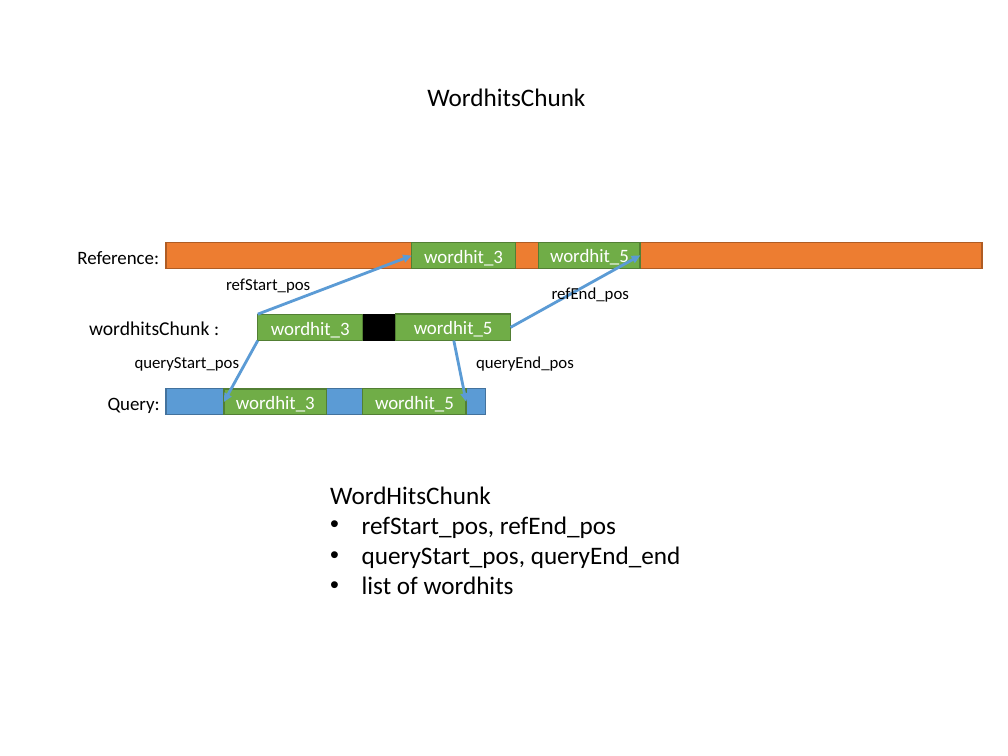
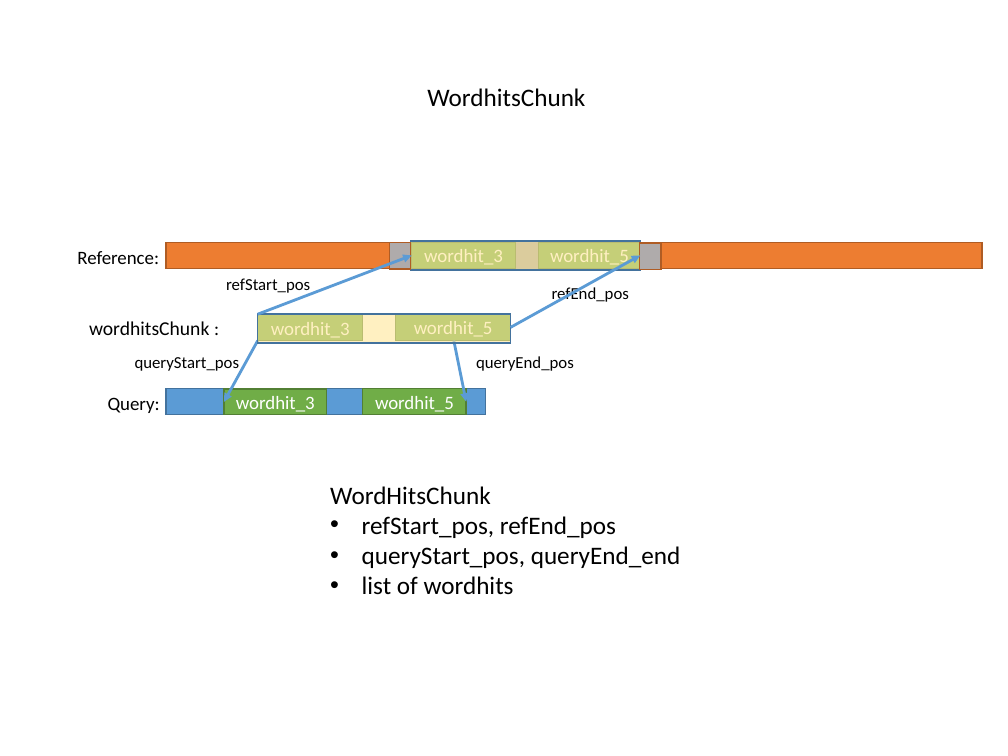
Before and after one commit to ganyfml/olegosa2, a slide deck: slide 6 of doc/Olego_SA.pptx. Drawn at 1008x756 pixels with LibreOffice and Linux fonts; fonts in the diff are those of the drawing. Boxes give left, top, right and bottom in pixels: in the first picture for what was removed or moved away, otherwise in the second. Text is boxed around its words. In the diff, an @@ line names an element or a change of style, - is before the commit and + after.

```diff
--- a/doc/Olego_SA.pptx
+++ b/doc/Olego_SA.pptx
@@ rectangle added at bbox=[390, 242, 411, 268], fill #AFABAB, outline #AF5C24 1 pt @@
@@ rectangle added at bbox=[411, 240, 640, 269], fill #A5A5A5, outline #FFFFFF 1.5 pt @@
@@ rectangle added at bbox=[411, 241, 641, 270], fill #FFE699 at 60% opacity, outline #43739E 1 pt @@
@@ rectangle added at bbox=[640, 243, 661, 269], fill #AFABAB, outline #AF5C24 1 pt @@
@@ rectangle: place and size @@
-rectangle at bbox=[258, 314, 454, 341]
+rectangle at bbox=[258, 314, 511, 344]
@@ rectangle at bbox=[258, 314, 511, 344]: fill #000000 to #FFE699 at 60% opacity; outline #000000 1 pt to #43739E 1 pt @@
```
Also in this commit, not shown: 6 other slides changed.
